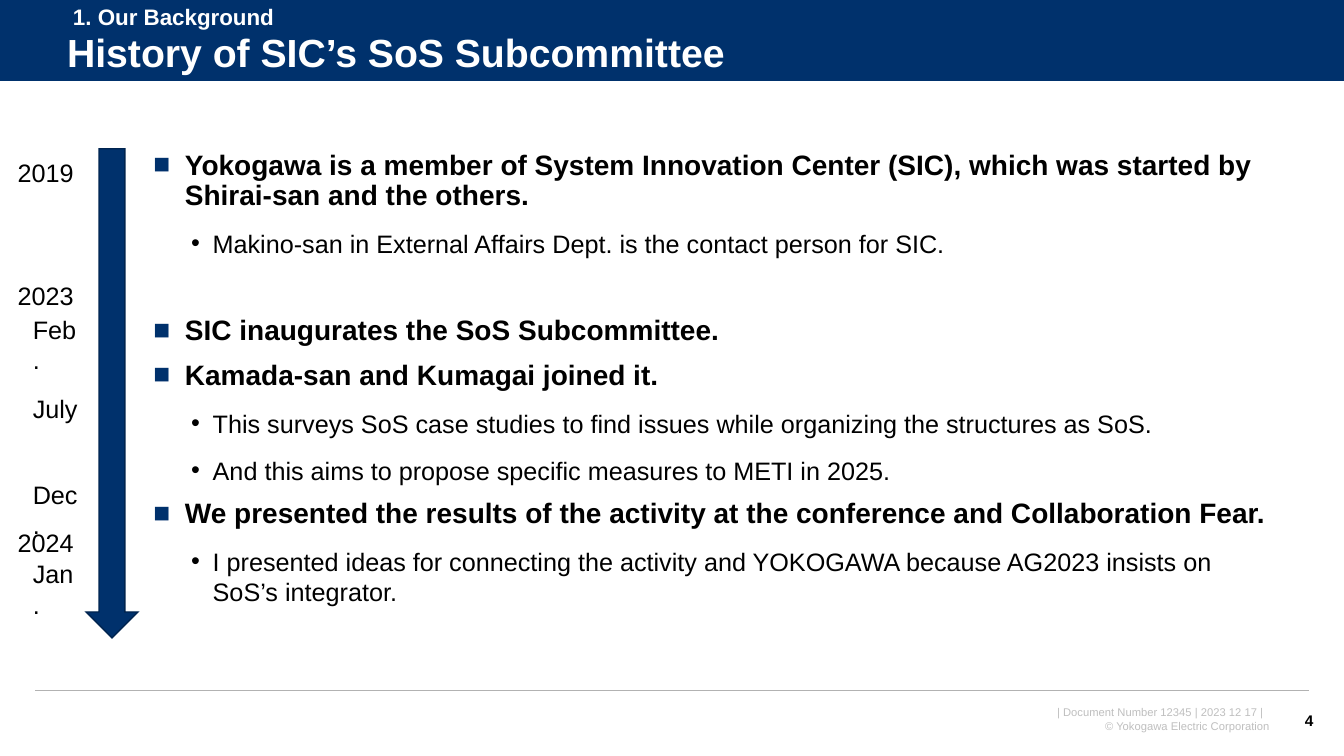
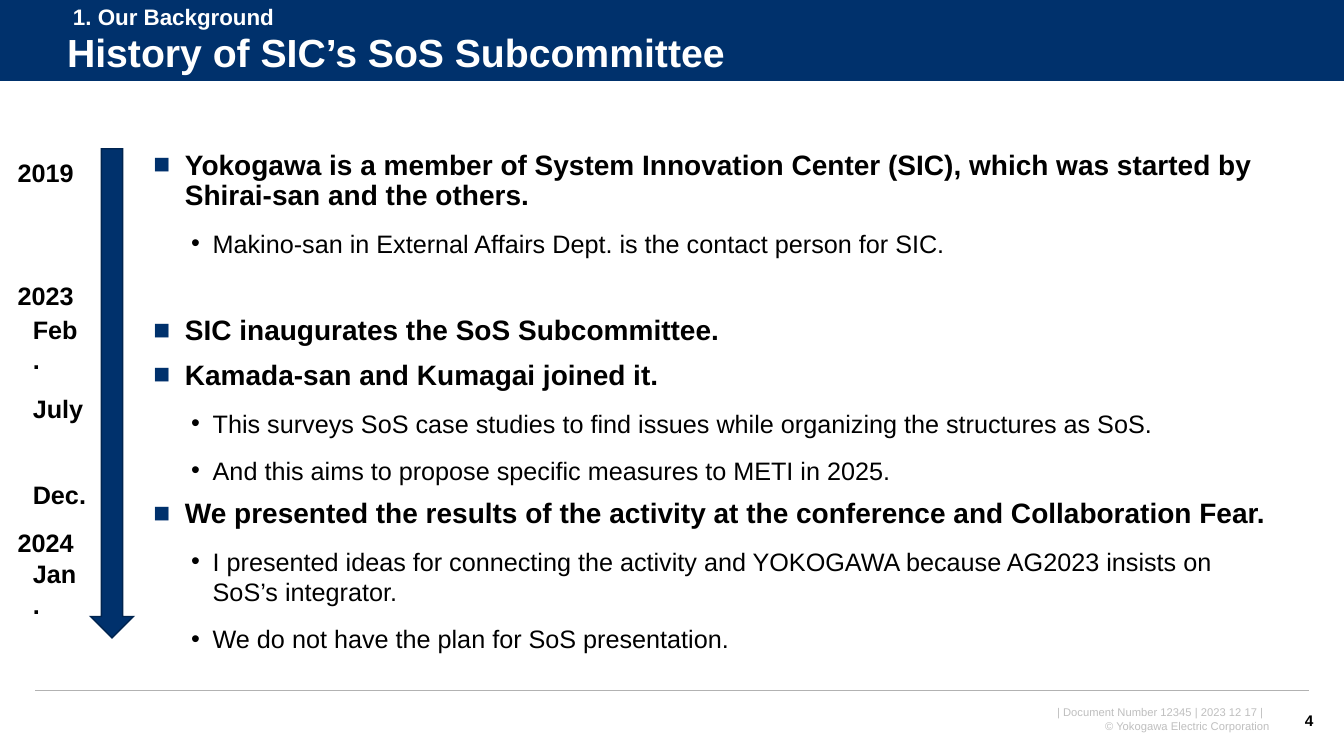
Before and after one commit to watarukumagai-git/opt, a slide deck: slide 4 of SoS/240322_SoS_kumagai.pptx. Drawn at 1344x756 pixels with LibreOffice and Linux fonts; fonts in the diff are those of the drawing; background and template pictures are left out. Boxes give left, top, right and bottom in pixels: in the first picture for what was removed or moved away, otherwise in the second. Text is boxed around its words. In the diff, an @@ line names an element or a change of style, - is before the commit and + after.

```diff
--- a/SoS/240322_SoS_kumagai.pptx
+++ b/SoS/240322_SoS_kumagai.pptx
@@ down arrow: place and size @@
-down arrow at <box>86,149,137,638</box>
+down arrow at <box>91,149,133,638</box>
@@ bold on in 7 elements at <box>18,164,74,183</box>, <box>18,287,74,306</box>, <box>33,320,78,340</box>, <box>18,534,74,553</box>, <box>33,565,76,584</box>, <box>33,399,83,424</box>, <box>33,486,86,505</box> @@
@@ text at <box>213,629,729,654</box>: paragraph added @@
+  • We do not have the plan for SoS presentation.
```
Also in this commit, not shown: 13 other slides changed, 4 slides added, 8 slides removed.
